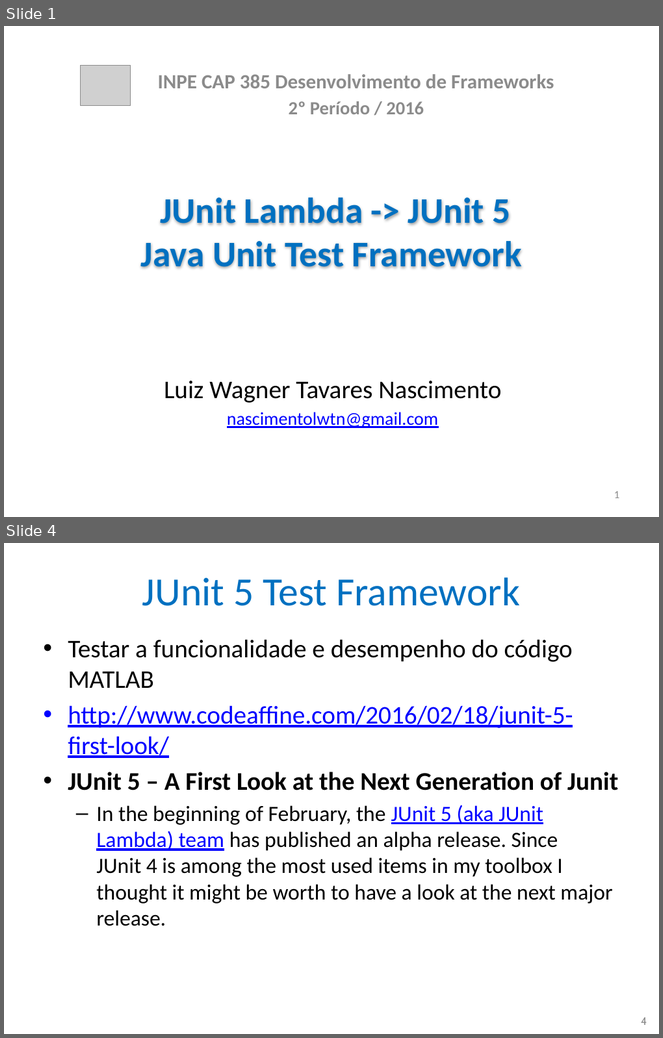
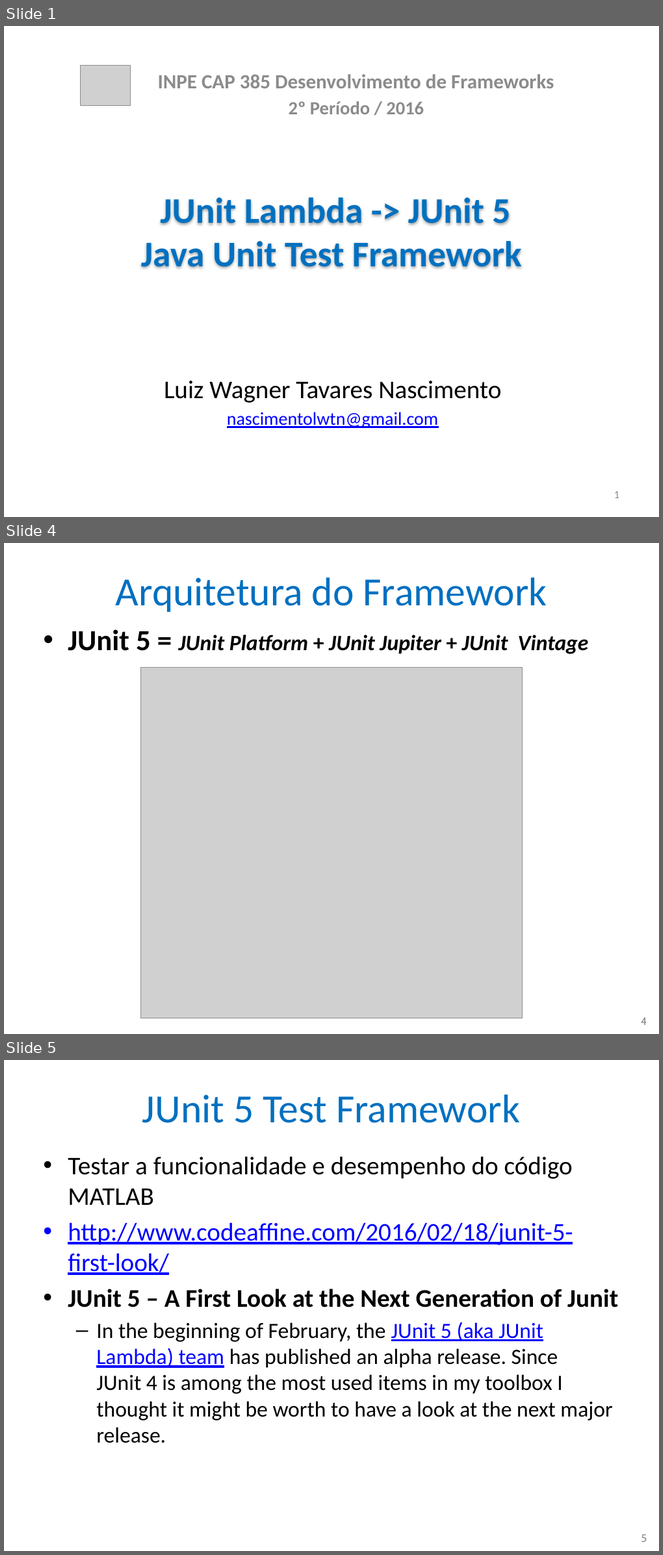
Before and after one commit to nascimentolwtn/INPE-CAP-385_DesenvolvimentoFrameworks, a slide deck: CAP385-00-Presentations/02-JUnit 5/02-JUnit 5.pptx. Shown one above the other, each under a label of ours: slides 1 and 4 before the commit, slides 1, 4 and 5 after it; the slides between them are not shown. The pictures are 663x1038 and 663x1555 pixels, drawn with LibreOffice and Linux fonts; fonts in the diff are those of the drawing; grey boxes stand for pictures. Boxes give left, top, right and bottom in pixels: in the first picture for what was removed or moved away, otherwise in the second. Text is boxed around its words. In the diff, an @@ line names an element or a change of style, - is before the commit and + after.

Commit message:
Atualização da imagem da arquitetura JUnit5

```diff
--- a/CAP385-00-Presentations/02-JUnit 5/02-JUnit 5.pptx
+++ b/CAP385-00-Presentations/02-JUnit 5/02-JUnit 5.pptx
@@ slide 4 added at (x1=4, y1=543, x2=659, y2=1034), background #FFFFFF @@
@@ title added at (x1=116, y1=577, x2=547, y2=612), 44 pt, text #0070C0 @@
+Arquitetura do Framework
@@ text added at (x1=68, y1=629, x2=589, y2=654), 24 pt, text #000000, bold, italic @@
+• JUnit 5 = JUnit Platform + JUnit Jupiter + JUnit Vintage
@@ picture added at (x1=141, y1=668, x2=522, y2=1019) @@
@@ page number added at (x1=641, y1=1017, x2=647, y2=1025), 12 pt, text #8C8C8C @@
+4
@@ what was slide 4 is now slide 5 @@
@@ page number at (x1=641, y1=1534, x2=647, y2=1542): text changed @@
-4
+5
```
Also in this commit, not shown: 1 slide changed, 1 other slide added, 1 slide removed.
